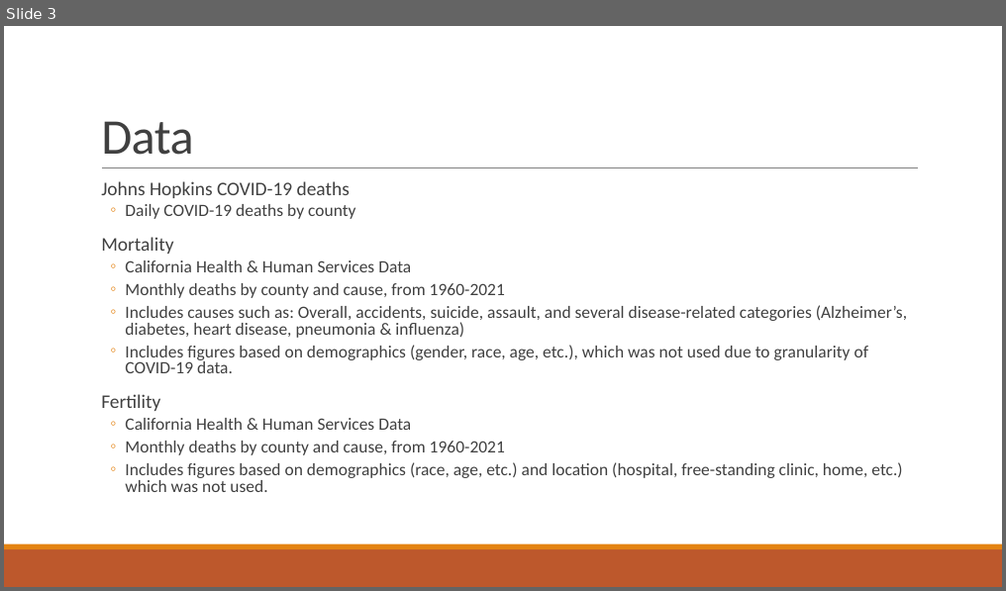
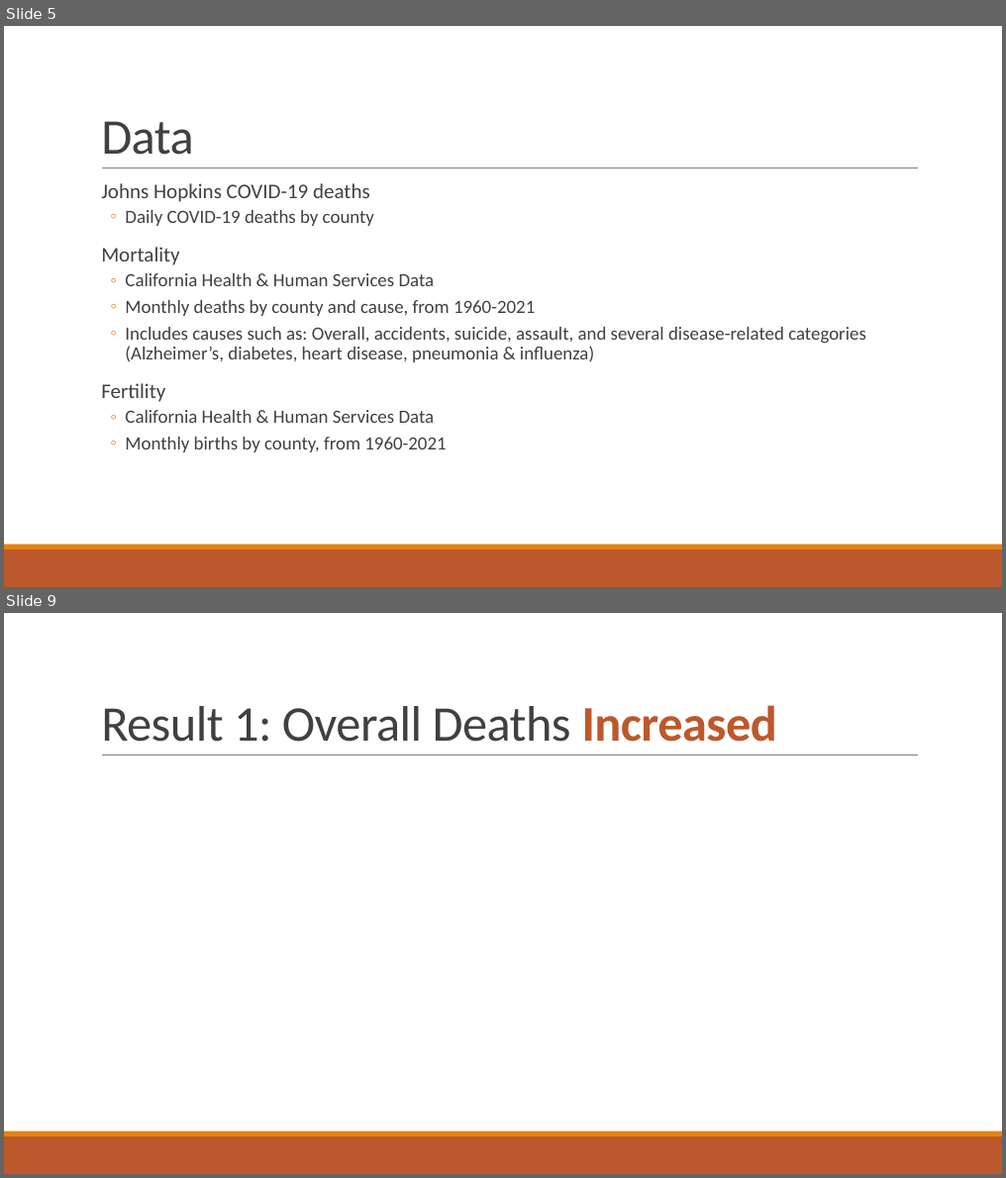
Before and after one commit to anushnap/data512-project, a slide deck: submissions/oc_county_mortality_fertility.pptx. Shown one above the other, each under a label of ours: slide 3 before the commit, slides 5 and 9 after it; the slides between them are not shown. The pictures are 1006x591 and 1006x1178 pixels, drawn with LibreOffice and Linux fonts; fonts in the diff are those of the drawing; grey boxes stand for pictures. Boxes give left, top, right and bottom in pixels: in the first picture for what was removed or moved away, otherwise in the second. Text is boxed around its words. In the diff, an @@ line names an element or a change of style, - is before the commit and + after.

```diff
--- a/submissions/oc_county_mortality_fertility.pptx
+++ b/submissions/oc_county_mortality_fertility.pptx
@@ slide 9 added at [4, 613, 1002, 1174], background #FFFFFF; not listed: 3 template elements that a slide beside it also shows @@
@@ title added at [101, 705, 777, 742], 48 pt, text #404040 @@
+Result 1: Overall Deaths Increased
@@ what was slide 3 is now slide 5 @@
@@ slide 5 changed as well @@
@@ text at [101, 183, 866, 423]: size 18.5 to 20 pt in "Johns Hopkins COVID-19 deaths", "Mortality", "Fertility"; size 16.6 to 18 pt in "Daily COVID-19 deaths by county", "California Health & Human Services Data", "Monthly deaths by county and cause, from ...", "Includes causes such as: Overall, accidents, suicide, ..." and 1 more places; line spacing 0.8 to 0.9 @@
@@ text at [125, 345, 869, 373]: paragraph removed @@
-  ◦ Includes figures based on demographics (gender, race, age, etc.), which was not used due to granularity of COVID-19 data.
@@ text at [125, 437, 446, 453]: text changed; size 16.6 to 18 pt @@
-  ◦ Monthly deaths by county and cause, from 1960-2021
-  ◦ Includes figures based on demographics (race, age, etc.) and location (hospital, free-standing clinic, home, etc.) which was not used.
+  ◦ Monthly births by county, from 1960-2021
```
Also in this commit, not shown: 2 other slides changed, 8 other slides added, 8 slides removed.
